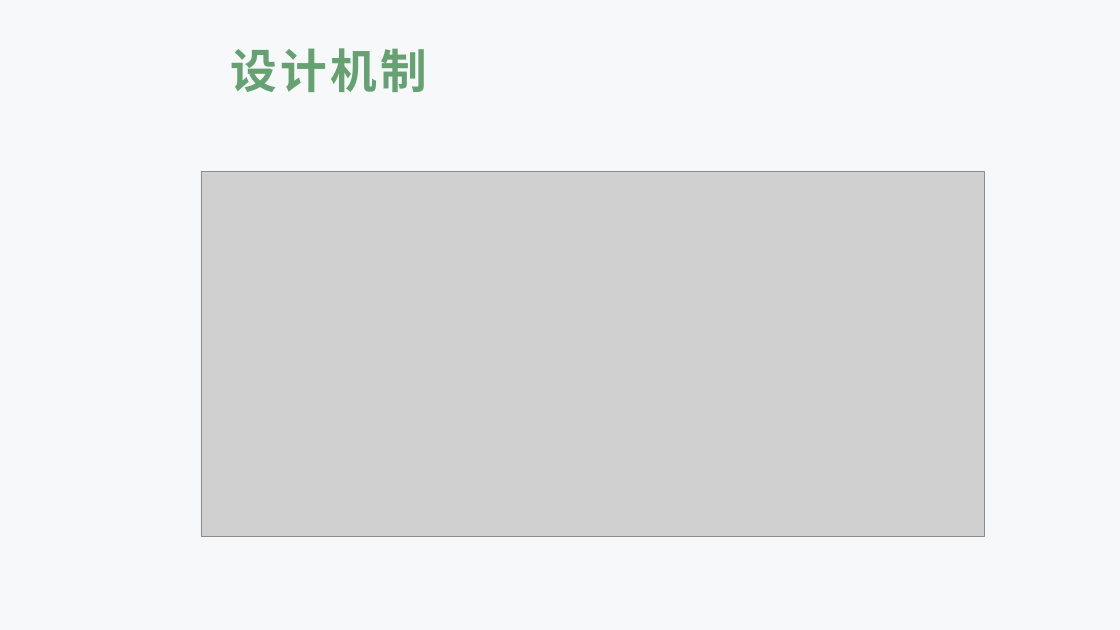
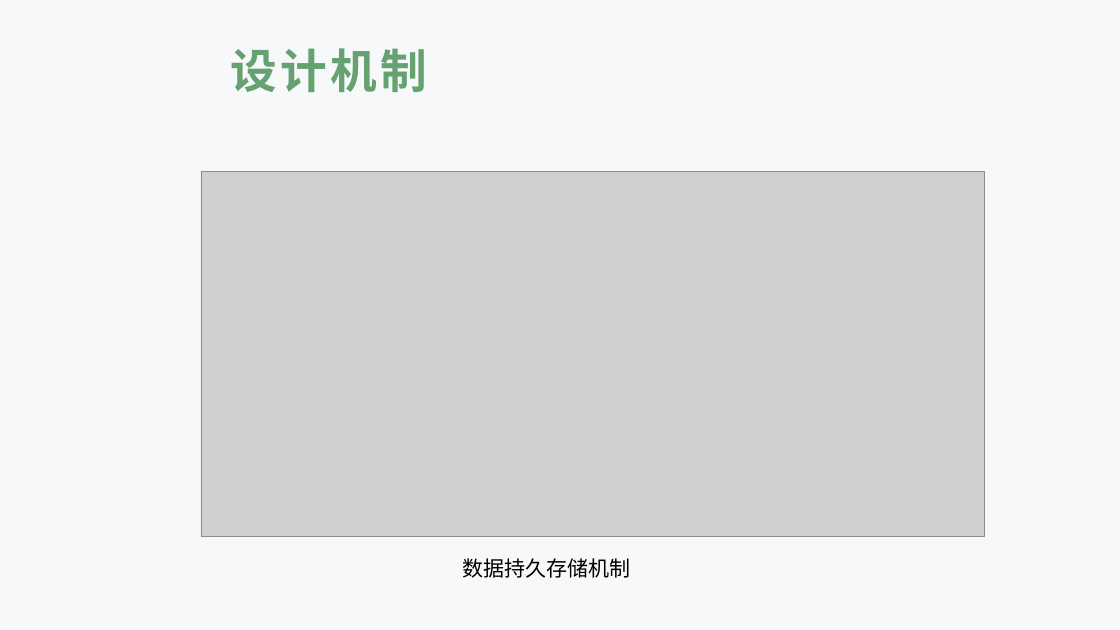
Before and after one commit to TangciuYueng/SAD, a slide deck: slide 14 of HWpre-Final.pptx. Drawn at 1120x630 pixels with LibreOffice and Linux fonts; fonts in the diff are those of the drawing; grey boxes stand for pictures; background and template pictures are left out. Boxes give left, top, right and bottom in pixels: in the first picture for what was removed or moved away, otherwise in the second. Text is boxed around its words. In the diff, an @@ line names an element or a change of style, - is before the commit and + after.

```diff
--- a/HWpre-Final.pptx
+++ b/HWpre-Final.pptx
@@ text added at [462, 558, 630, 578], 18 pt, text #000000 @@
+数据持久存储机制
```
Also in this commit, not shown: 16 other slides changed, 3 slides added, 8 slides removed, 3 other files.
